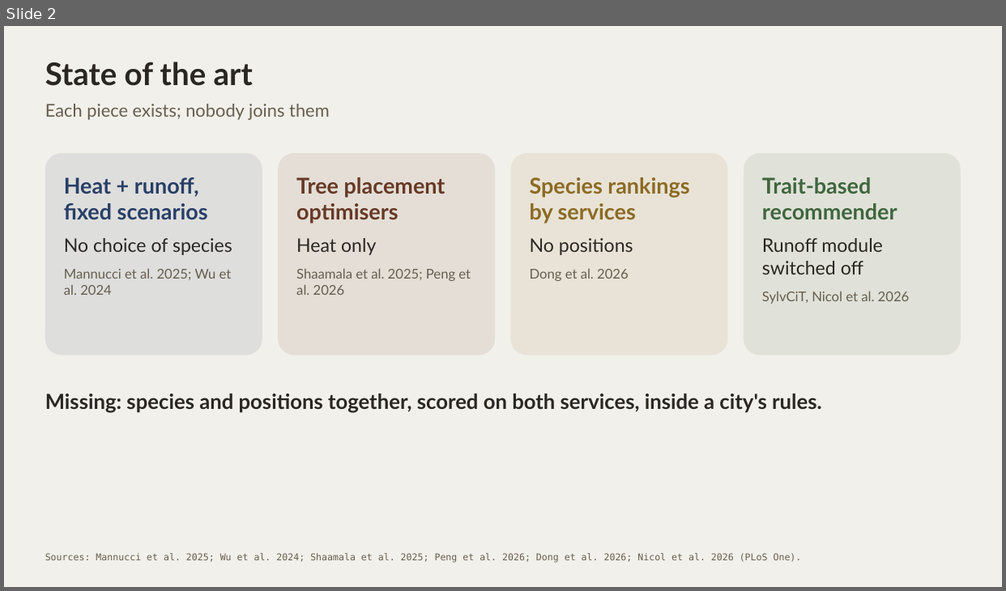
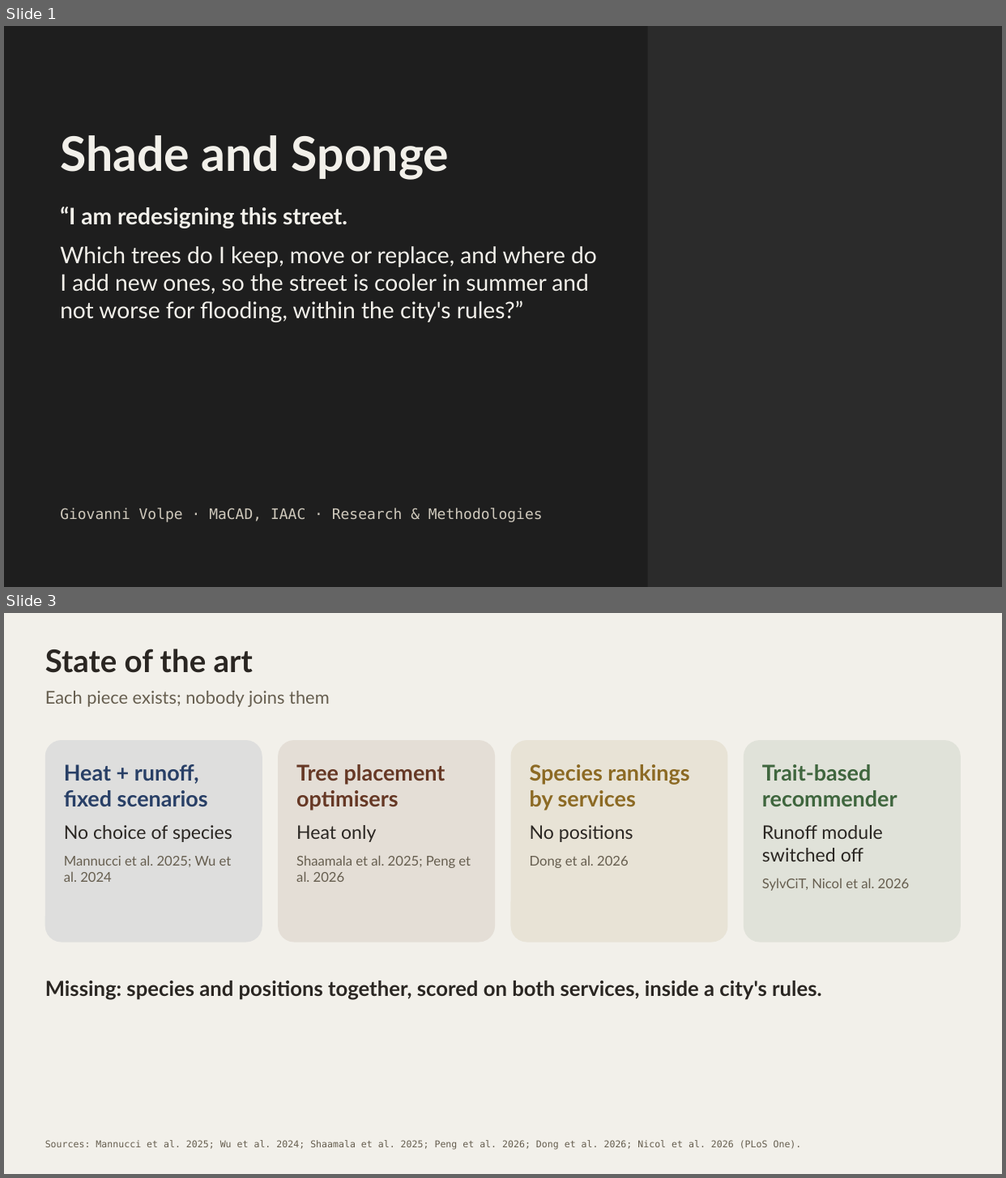
Before and after one commit to giofox96/shade-and-sponge, a slide deck: slides/rm_final/shade_and_sponge_rm_personal.pptx. Shown one above the other, each under a label of ours: slide 2 before the commit, slides 1 and 3 after it; the slides between them are not shown. The pictures are 1006x591 and 1006x1178 pixels, drawn with LibreOffice and Linux fonts; fonts in the diff are those of the drawing; background and template pictures are left out; a plain dark background stands for a picture behind light text. Boxes give left, top, right and bottom in pixels: in the first picture for what was removed or moved away, otherwise in the second. Text is boxed around its words. In the diff, an @@ line names an element or a change of style, - is before the commit and + after.

```diff
--- a/slides/rm_final/shade_and_sponge_rm_personal.pptx
+++ b/slides/rm_final/shade_and_sponge_rm_personal.pptx
@@ slide 1 added at (4,26,1002,587), background picture (left out) @@
@@ rectangle added at (4,26,648,587), fill #1E1E1E @@
@@ text added at (60,135,450,180), 46 pt, text #F2F0EA, bold @@
+Shade and Sponge
@@ text added at (60,207,597,322), 22 pt, text #F2F0EA @@
+“I am redesigning this street.
+Which trees do I keep, move or replace, and where do I add new ones, so the street is cooler in summer and not worse for flooding, within the city's rules?”
@@ text added at (60,508,543,523), 14 pt, text #CFC9BC @@
+Giovanni Volpe · MaCAD, IAAC · Research & Methodologies
@@ what was slide 2 is now slide 3 @@
```
Also in this commit, not shown: 3 slides changed, 2 other slides added, 2 other files.
